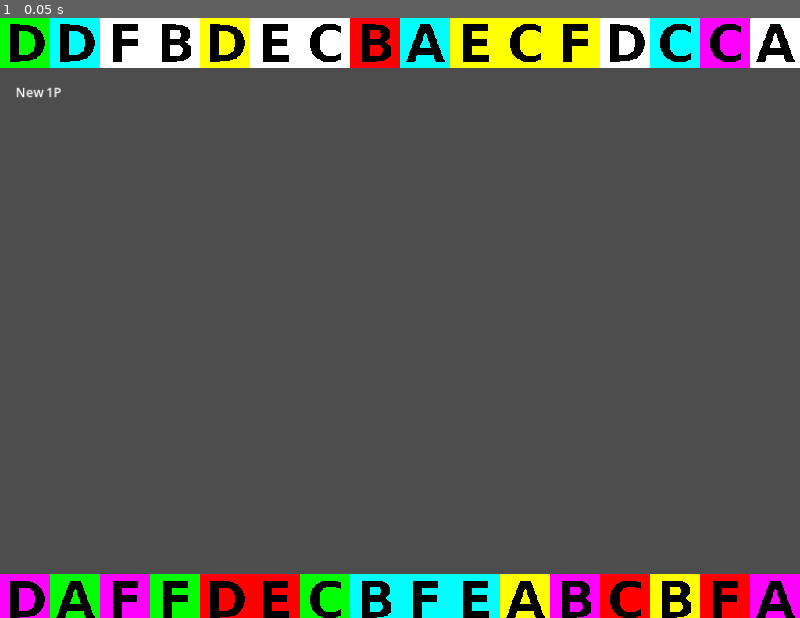
Above: before the commit, frame 1.
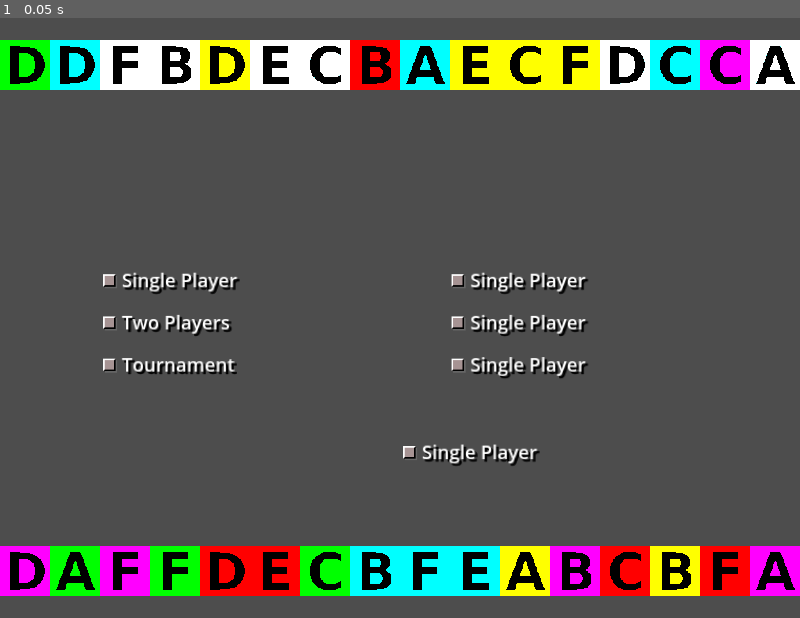
Above: after the commit, the same moment.

Repository: Infini-Creation/Ishid-O-Matic_Reborn
Game: Godot game, scene res://Scenes/main_menu.tscn
The game is run twice, just before and just after one commit, with the same random seed, the same clock (stepped at 60 frames per second) and the same inputs. This scene is started directly instead of the project's main scene.
Inputs:
- Up to frame 1 (0.05 s): no input

The runs differ from the first frame. In frame 1, 20% of the frame differs, in the area x 0-100%, y 0-100%.

Commit message:
main menu updated
-use Global
-some temporary changes in layout

Diff:
--- a/project/Scenes/main_menu.tscn
+++ b/project/Scenes/main_menu.tscn
@@ -1,8 +1,12 @@
-[gd_scene load_steps=2 format=3 uid="uid://d20svwujcuyg2"]
+[gd_scene load_steps=5 format=3 uid="uid://d20svwujcuyg2"]
 
 [ext_resource type="Script" path="res://Scripts/main_menu.gd" id="1_w46dk"]
+[ext_resource type="PackedScene" uid="uid://ifrs2wp5p88" path="res://Scenes/Main Menu/OnePlayerItem.tscn" id="2_2tcqm"]
+[ext_resource type="PackedScene" uid="uid://b2q6e3ahrncl1" path="res://Scenes/Main Menu/TwoPlayersItem.tscn" id="3_brh50"]
+[ext_resource type="PackedScene" uid="uid://dr7t8qonp8t07" path="res://Scenes/Main Menu/Tournament.tscn" id="4_gcfoq"]
 
 [node name="MainMenu" type="Control"]
+clip_contents = true
 custom_minimum_size = Vector2(1024, 768)
 layout_mode = 3
 anchors_preset = 15
@@ -15,36 +19,121 @@
 script = ExtResource("1_w46dk")
 
 [node name="VBoxContainer" type="VBoxContainer" parent="."]
-layout_mode = 0
-offset_right = 1024.0
-offset_bottom = 776.0
+custom_minimum_size = Vector2(1024, 768)
+layout_direction = 1
+layout_mode = 1
+anchors_preset = 15
+anchor_right = 1.0
+anchor_bottom = 1.0
+offset_top = -4.0
+offset_bottom = 4.0
+grow_horizontal = 2
+grow_vertical = 2
 alignment = 1
 
 [node name="TopTilesStripe" type="HBoxContainer" parent="VBoxContainer"]
 custom_minimum_size = Vector2(1024, 64)
 layout_mode = 2
 
+[node name="DummyTextRectSpacer" type="TextureRect" parent="VBoxContainer"]
+custom_minimum_size = Vector2(1024, 200)
+layout_mode = 2
+
 [node name="MarginContainer" type="MarginContainer" parent="VBoxContainer"]
-custom_minimum_size = Vector2(1024, 640)
+custom_minimum_size = Vector2(1024, 200)
 layout_mode = 2
-theme_override_constants/margin_left = 16
+theme_override_constants/margin_left = 128
 theme_override_constants/margin_top = 16
-theme_override_constants/margin_right = 16
+theme_override_constants/margin_right = 128
 theme_override_constants/margin_bottom = 16
 
 [node name="MainMenuContainer" type="GridContainer" parent="VBoxContainer/MarginContainer"]
 layout_mode = 2
+theme_override_constants/h_separation = 446
+theme_override_constants/v_separation = 54
+columns = 2
 
-[node name="HBoxContainer" type="HBoxContainer" parent="VBoxContainer/MarginContainer/MainMenuContainer"]
+[node name="OnePlayerItem" parent="VBoxContainer/MarginContainer/MainMenuContainer" instance=ExtResource("2_2tcqm")]
 layout_mode = 2
 
-[node name="New 1P Game tb" type="TextureButton" parent="VBoxContainer/MarginContainer/MainMenuContainer/HBoxContainer"]
+[node name="New 1P Game tb" type="TextureButton" parent="VBoxContainer/MarginContainer/MainMenuContainer/OnePlayerItem"]
+layout_mode = 0
+anchor_right = 1.0
+anchor_bottom = 1.0
+grow_horizontal = 2
+grow_vertical = 2
+action_mode = 0
+ignore_texture_size = true
+
+[node name="OnePlayerItem4" parent="VBoxContainer/MarginContainer/MainMenuContainer" instance=ExtResource("2_2tcqm")]
 layout_mode = 2
 
-[node name="New 1P Game Label" type="Label" parent="VBoxContainer/MarginContainer/MainMenuContainer/HBoxContainer"]
+[node name="New 1P Game tb" type="TextureButton" parent="VBoxContainer/MarginContainer/MainMenuContainer/OnePlayerItem4"]
+layout_mode = 0
+anchor_right = 1.0
+anchor_bottom = 1.0
+grow_horizontal = 2
+grow_vertical = 2
+action_mode = 0
+ignore_texture_size = true
+
+[node name="TwoPlayersItem" parent="VBoxContainer/MarginContainer/MainMenuContainer" instance=ExtResource("3_brh50")]
 layout_mode = 2
-text = "New 1P"
+
+[node name="OnePlayerItem2" parent="VBoxContainer/MarginContainer/MainMenuContainer" instance=ExtResource("2_2tcqm")]
+layout_mode = 2
+
+[node name="New 1P Game tb" type="TextureButton" parent="VBoxContainer/MarginContainer/MainMenuContainer/OnePlayerItem2"]
+layout_mode = 0
+anchor_right = 1.0
+anchor_bottom = 1.0
+grow_horizontal = 2
+grow_vertical = 2
+action_mode = 0
+ignore_texture_size = true
+
+[node name="TournamentItem" parent="VBoxContainer/MarginContainer/MainMenuContainer" instance=ExtResource("4_gcfoq")]
+layout_mode = 2
+
+[node name="OnePlayerItem3" parent="VBoxContainer/MarginContainer/MainMenuContainer" instance=ExtResource("2_2tcqm")]
+layout_mode = 2
+
+[node name="New 1P Game tb" type="TextureButton" parent="VBoxContainer/MarginContainer/MainMenuContainer/OnePlayerItem3"]
+layout_mode = 0
+anchor_right = 1.0
+anchor_bottom = 1.0
+grow_horizontal = 2
+grow_vertical = 2
+action_mode = 0
+ignore_texture_size = true
+
+[node name="MarginContainer2" type="MarginContainer" parent="VBoxContainer"]
+custom_minimum_size = Vector2(1024, 64)
+layout_mode = 2
+size_flags_horizontal = 4
+size_flags_vertical = 4
+
+[node name="OnePlayerItem5" parent="VBoxContainer/MarginContainer2" instance=ExtResource("2_2tcqm")]
+layout_mode = 2
+size_flags_horizontal = 4
+size_flags_vertical = 4
+
+[node name="New 1P Game tb" type="TextureButton" parent="VBoxContainer/MarginContainer2/OnePlayerItem5"]
+layout_mode = 0
+anchor_right = 1.0
+anchor_bottom = 1.0
+grow_horizontal = 2
+grow_vertical = 2
+action_mode = 0
+ignore_texture_size = true
+
+[node name="MarginContainer3" type="MarginContainer" parent="VBoxContainer"]
+custom_minimum_size = Vector2(1024, 100)
+layout_mode = 2
+size_flags_horizontal = 4
+size_flags_vertical = 4
 
 [node name="BottomTilesStripe" type="HBoxContainer" parent="VBoxContainer"]
 custom_minimum_size = Vector2(1024, 64)
 layout_mode = 2
+alignment = 2
--- a/project/Scripts/main_menu.gd
+++ b/project/Scripts/main_menu.gd
@@ -1,18 +1,8 @@
 extends Control
 
-var avail_tile_shapes = [
-	preload("res://Scenes/tileA.tscn"),
-	preload("res://Scenes/tileB.tscn"),
-	preload("res://Scenes/tileC.tscn"),
-	preload("res://Scenes/tileD.tscn"),
-	preload("res://Scenes/tileE.tscn"),
-	preload("res://Scenes/tileF.tscn")
-]
-
-var avail_tile_colors = { "color1" : Color(221,0,221,1), "color2" : Color(0,204,204,1), "color3" : Color(221,0,0,1), "color4" : Color(17,85,255,1), "color5" : Color(0,170,0,1), "color6" : Color(238,170,0,1)}
 
 func _ready():
-	print("MainMenu: generate tile stripe")
+	Global.debug("MainMenu: generate tile stripe")
 
 	var tile : Node2D = null
 	var tilesStripe : Array = []
@@ -24,22 +14,22 @@
 	tilesStripe.resize(16)
 	tilesDeck.resize(36)
 
-	for shape in avail_tile_shapes:
-		for color in avail_tile_colors:
+	for shape in Global.avail_tile_shapes:
+		for color in Global.avail_tile_colors:
 			tile = shape.instantiate()
-			tile.modulate = avail_tile_colors[color]
+			tile.modulate = Global.avail_tile_colors[color]
 			tile.color = color
 			tilesDeck[deckIdx] = tile
 			deckIdx += 1
 
 	tilesDeck.shuffle()
-	print("td="+str(tilesDeck.size()))
+	Global.debug("td="+str(tilesDeck.size()))
 
 	var idx = 0
 	while idx <= 32:
 		# ko tile.transform.scaled(Vector2(0.5, 0.5))
 		#tile.scale = Vector2(0.5, 0.5)
-		print("idx="+str(idx))
+		Global.debug("idx="+str(idx))
 		tile = tilesDeck[idx]
 		tile.position.x += 64 * StripeIdx
 		#tilesStripe[StripeIdx] = tile
